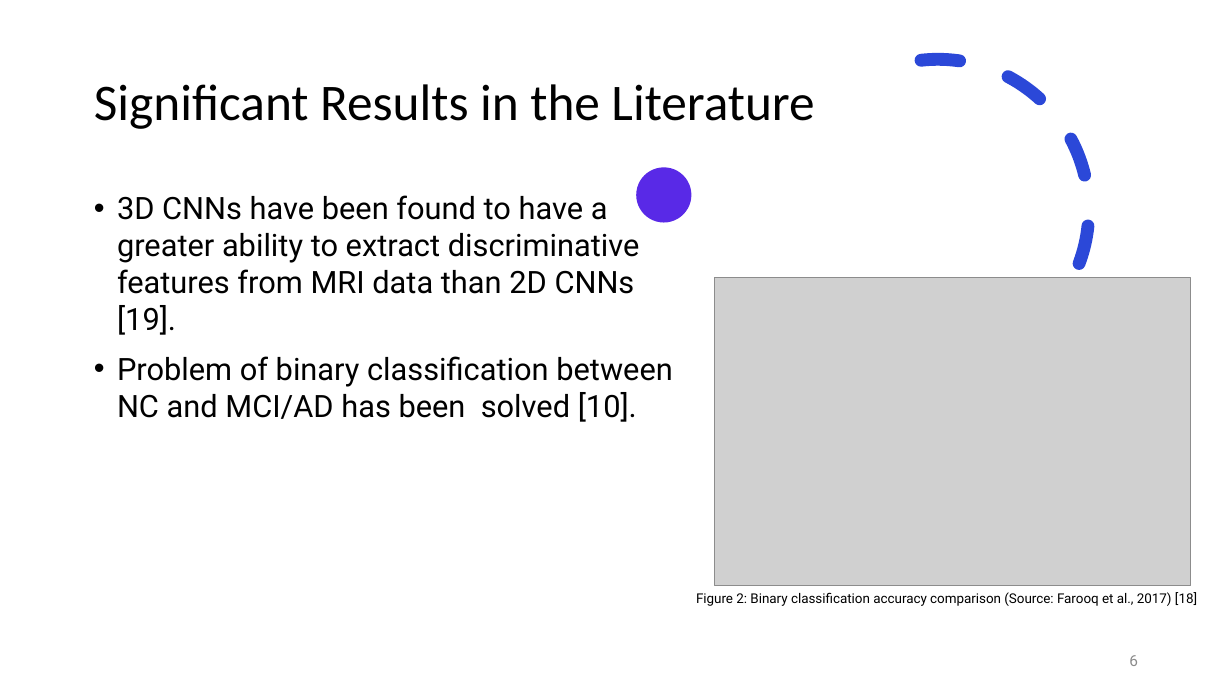
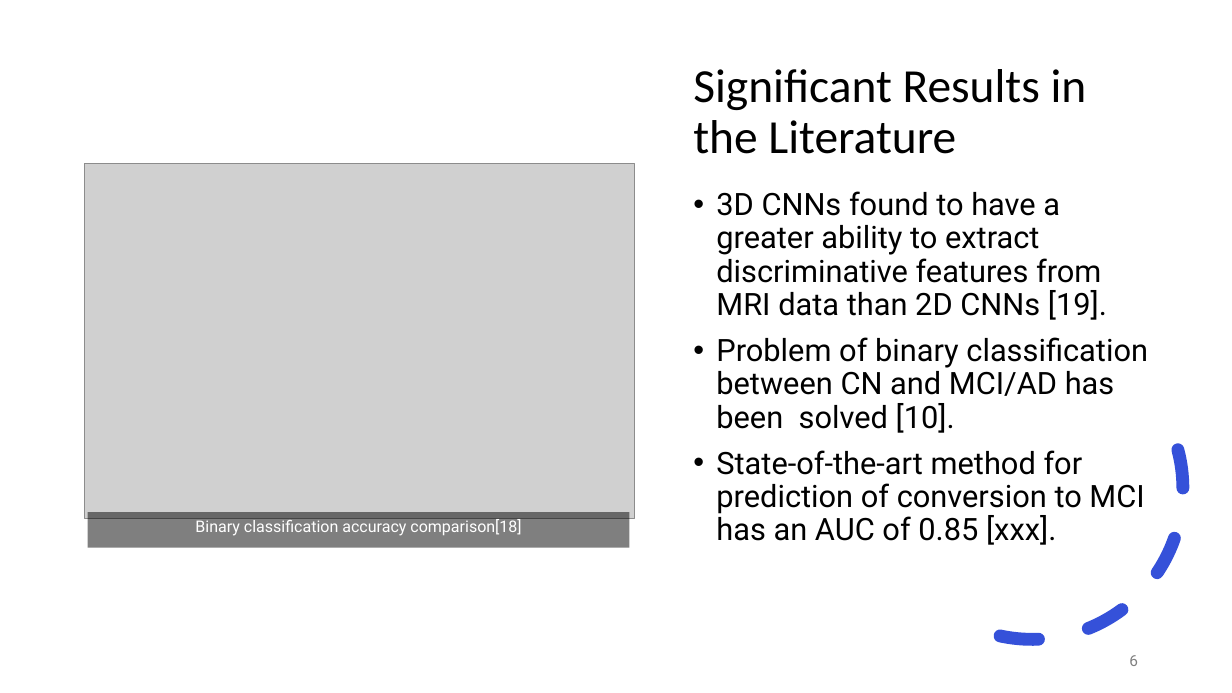
Before and after one commit to justin-bardwell/JB_AD, a slide deck: slide 6 of 21961992_Seminar.pptx. Drawn at 1232x693 pixels with LibreOffice and Linux fonts; fonts in the diff are those of the drawing; grey boxes stand for pictures. Boxes give left, top, right and bottom in pixels: in the first picture for what was removed or moved away, otherwise in the second. Text is boxed around its words. In the diff, an @@ line names an element or a change of style, - is before the commit and + after.

```diff
--- a/21961992_Seminar.pptx
+++ b/21961992_Seminar.pptx
@@ title "Significant Results in the Literature": place and size @@
-title "Significant Results in the Literature" at bbox=[94, 84, 814, 129]
+title "Significant Results in the Literature" at bbox=[693, 69, 1087, 154]
@@ title "Significant Results in the Literature" at bbox=[693, 69, 1087, 154]: size 40 to 37 pt @@
@@ arc (boxed as its full ellipse) removed at bbox=[787, 59, 1090, 361] @@
@@ picture: place and size @@
-picture at bbox=[714, 278, 1191, 586]
+picture at bbox=[85, 164, 635, 518]
@@ ellipse removed at bbox=[637, 167, 692, 223] @@
@@ text at bbox=[716, 191, 1148, 545]: text changed @@
-• 3D CNNs have been found to have a greater ability to extract discriminative features from MRI data than 2D CNNs [19].
-• Problem of binary classification between NC and MCI/AD has been solved [10].
+• 3D CNNs found to have a greater ability to extract discriminative features from MRI data than 2D CNNs [19].
+• Problem of binary classification between CN and MCI/AD has been solved [10].
+• State-of-the-art method for prediction of conversion to MCI has an AUC of 0.85 [xxx].
@@ arc (boxed as its full ellipse) added at bbox=[848, 304, 1216, 673], outline #2B48D8 10 pt dashed @@
@@ rectangle added at bbox=[88, 512, 629, 547], fill #000000 at 50% opacity, 12.5 pt, text #FFFFFF @@
+Binary classification accuracy comparison[18]
@@ text removed at bbox=[696, 592, 1197, 606] @@
-Figure 2: Binary classification accuracy comparison (Source: Farooq et al., 2017) [18]
@@ page number at bbox=[1129, 655, 1138, 666]: text colour #8C8C8C to #808080; more space between paragraphs @@
```
Also in this commit, not shown: 13 other slides changed, 3 slides added, 3 slides removed.
